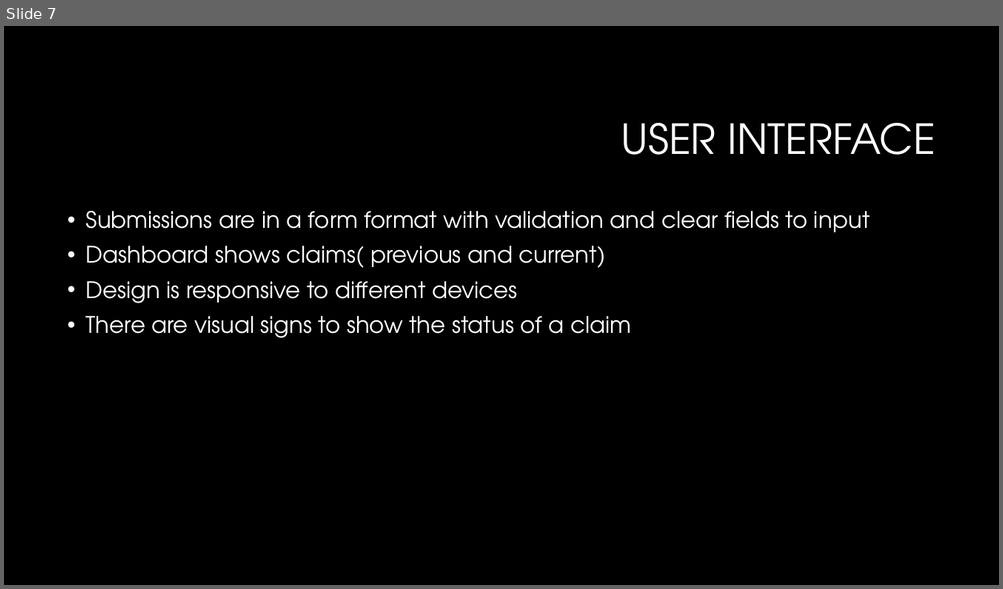
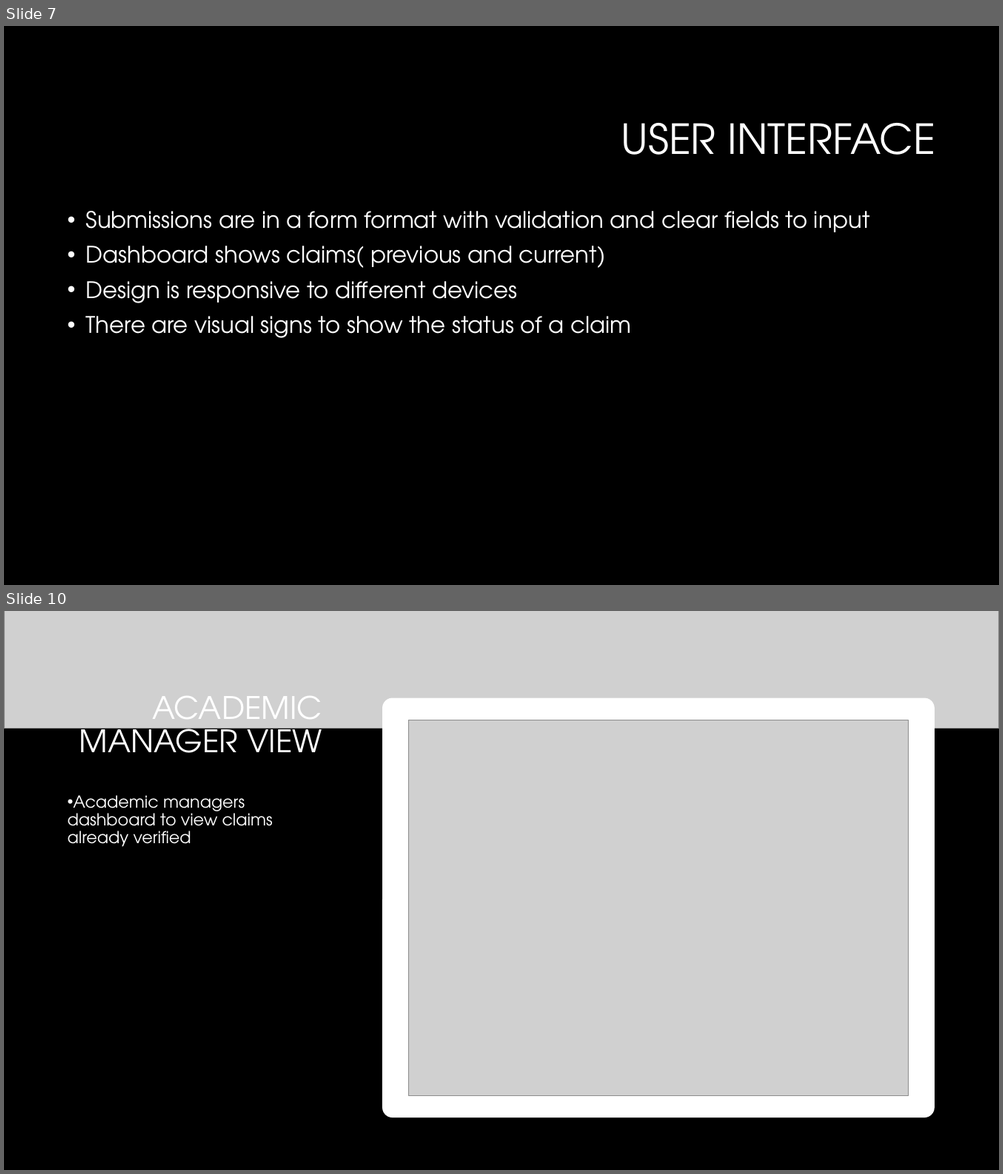
Before and after one commit to Tumelo-Monese/ContractMonthlyClaimSystem, a slide deck: ST10448312_POE.pptx. Shown one above the other, each under a label of ours: slide 7 before the commit, slides 7 and 10 after it; the slides between them are not shown. The pictures are 1003x589 and 1003x1174 pixels, drawn with LibreOffice and Linux fonts; fonts in the diff are those of the drawing; grey boxes stand for pictures; background and template pictures are left out. Boxes give left, top, right and bottom in pixels: in the first picture for what was removed or moved away, otherwise in the second. Text is boxed around its words. In the diff, an @@ line names an element or a change of style, - is before the commit and + after.

```diff
--- a/ST10448312_POE.pptx
+++ b/ST10448312_POE.pptx
@@ slide 10 added at box(4, 611, 999, 1170), background #000000 @@
@@ rectangle added at box(4, 611, 999, 1170), fill #000000 @@
@@ picture added at box(4, 611, 999, 729) @@
@@ title added at box(79, 696, 322, 753), 30 pt, text #FFFFFF @@
+ACADEMIC MANAGER VIEW
@@ rounded rectangle added at box(382, 698, 934, 1119), fill #FFFFFF @@
@@ picture added at box(408, 720, 908, 1096) @@
@@ text added at box(68, 795, 273, 847), 16 pt, text #FFFFFF @@
+• Academic managers dashboard to view claims already verified
```
Also in this commit, not shown: 2 other slides added, 7 other files.
